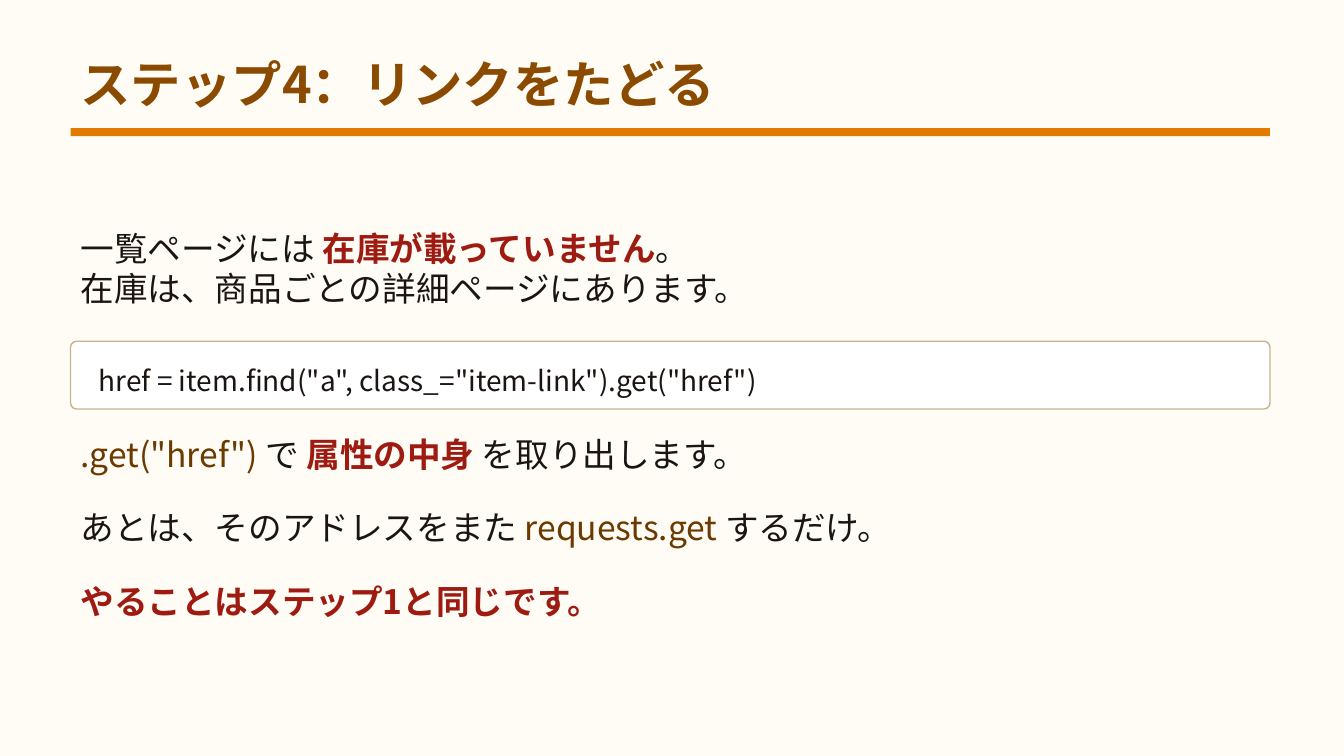
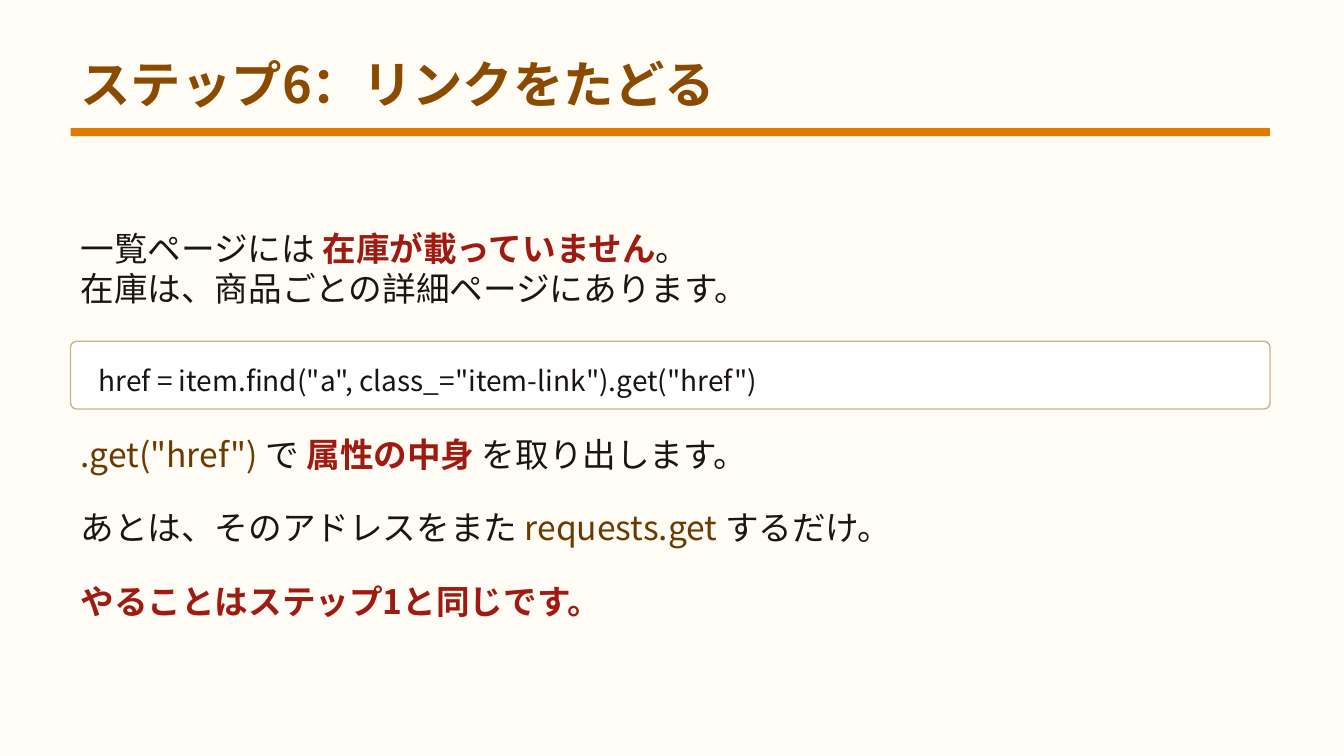
Before and after one commit to yuracode/isshop, a slide deck: slide 47 of docs/slides.pptx (slide 36 before the commit). Drawn at 1344x756 pixels with LibreOffice and Linux fonts; fonts in the diff are those of the drawing. Boxes give left, top, right and bottom in pixels: in the first picture for what was removed or moved away, otherwise in the second. Text is boxed around its words. In the diff, an @@ line names an element or a change of style, - is before the commit and + after.

```diff
--- a/docs/slides.pptx
+++ b/docs/slides.pptx
@@ text at [80,60,715,108]: text changed @@
-ステップ4：リンクをたどる
+ステップ6：リンクをたどる
```
Also in this commit, not shown: 5 other slides changed, 11 slides added, 15 other files.
